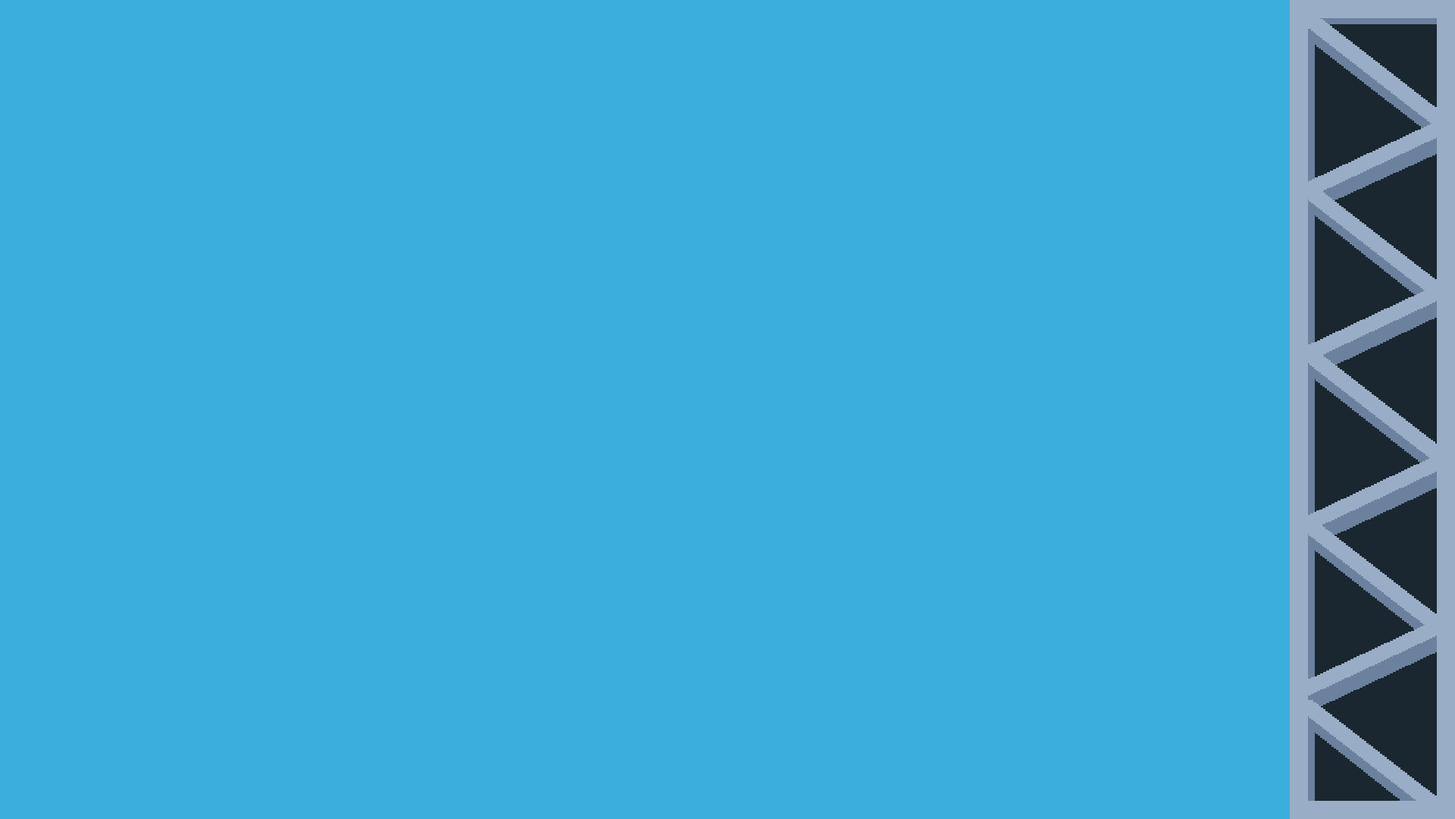
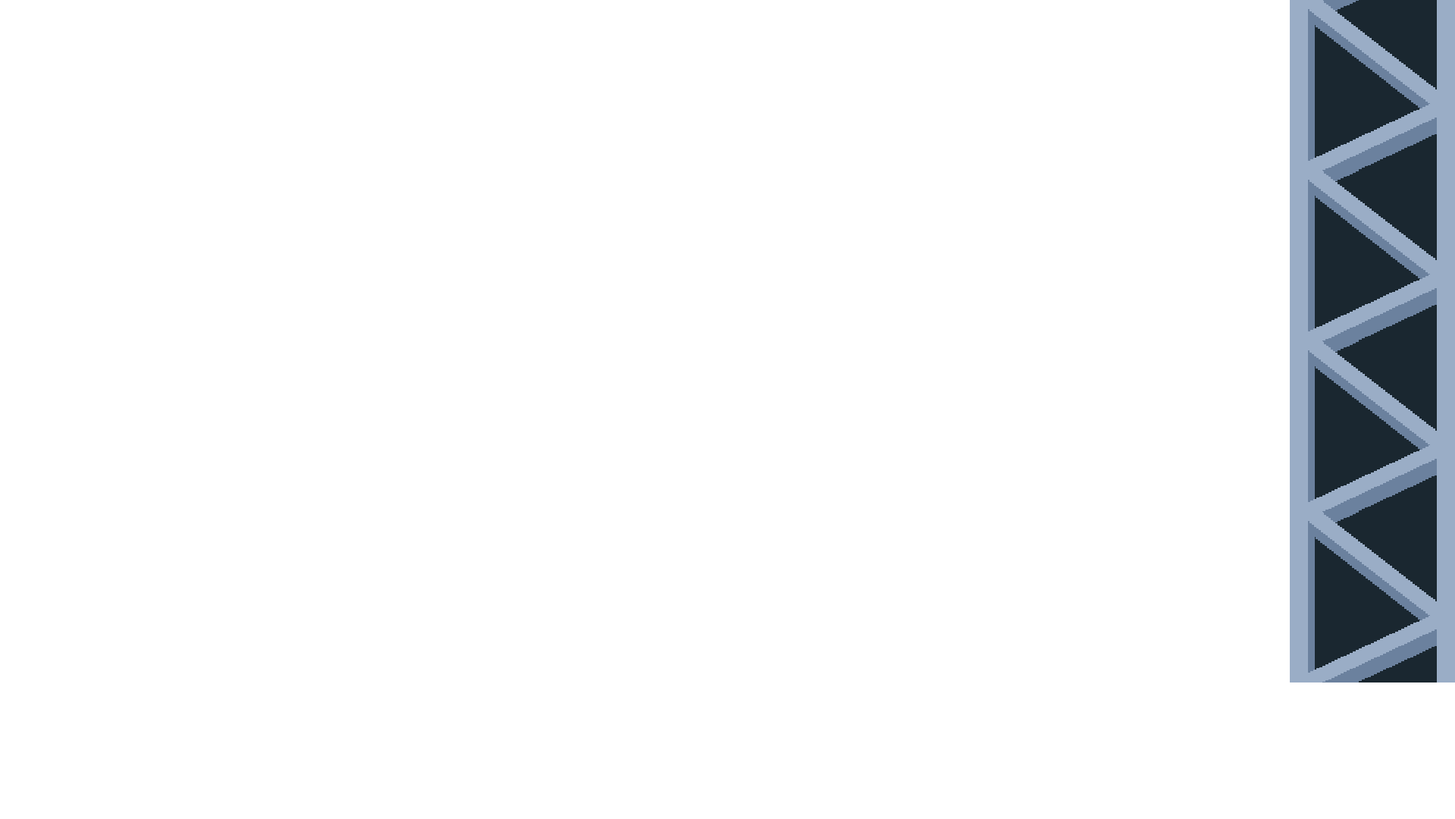
Comparing the layer stacks of the two 1455x819 images. Changes:
added layer "Layer 17" above "Shaft" over (1308, 0, 1438, 683)
hid "Shaft", painted on it over (1290, 0, 1455, 819)
"Layer 1": opacity 100% → 62%, moved it into group "Group 1", painted on it over (1049, 246, 1291, 497)
hid "Layer 2", painted on it over (0, 0, 1455, 819)
